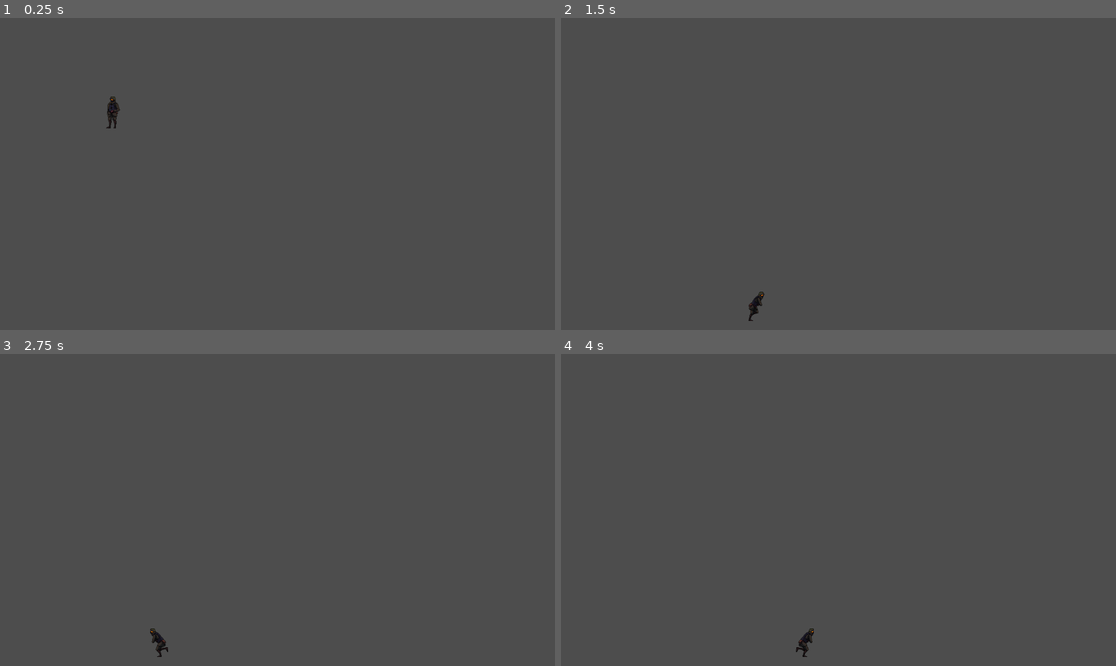
Above: before the commit, frames 1-4 (two rows, left to right).
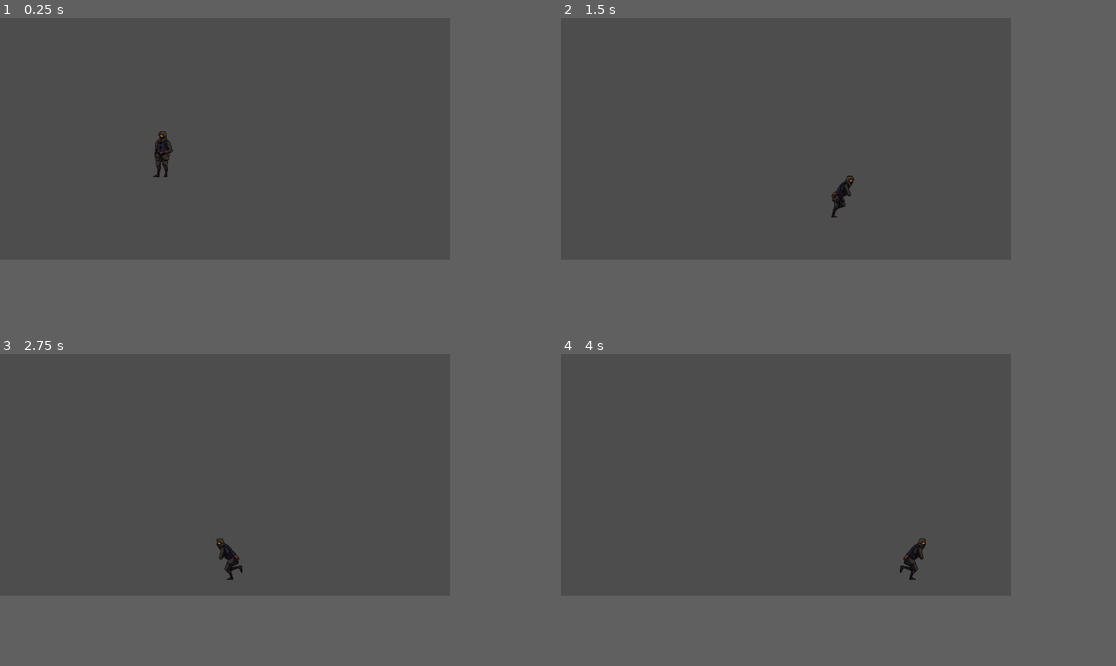
Above: after the commit, the same moments.

Repository: Lucas-tiziano-aguiar/juego-bosnia
Game: Godot game, scene res://play/mapa.tscn
The game is run twice, just before and just after one commit, with the same random seed, the same clock (stepped at 60 frames per second) and the same inputs.
Inputs:
- Up to frame 1 (0.25 s): no input
- Up to frame 2 (1.5 s): hold Shift (sprint) 0.53-1.28 s; hold D (right) from 0.53 s (still down); tap W (jump) at 0.77 s; tap Shift (sprint) at 1.35 s
- Up to frame 3 (2.75 s): tap W (jump) at 1.52 s; release D (right) at 2.03 s; hold A (left) from 2.03 s (still down); hold Shift (sprint) from 2.03 s (still down)
- Up to frame 4 (4 s): release A (left) at 2.78 s; release Shift (sprint) at 2.78 s; hold D (right) from 2.78 s (still down); tap Shift (sprint) at 2.85 s; tap W (jump) at 3.02, 3.77 s; hold Shift (sprint) from 3.53 s (still down)
In our replay, the window is 799x449 before the commit and 648x348 after it. These sizes can differ from the game's own. Grey fills any space a smaller window leaves; there, only what the larger window draws over its background counts as a difference.

The runs differ from the first frame. In frame 1, 0.5% of the frame differs, in the area x 19-32%, y 25-52%; in frame 2, 0.4%; in frame 3, 0.4%; in frame 4, 0.4%.

Commit message:
ajustedepantalla

Diff:
--- a/play/mapa.tscn
+++ b/play/mapa.tscn
@@ -15,7 +15,7 @@
 scale = Vector2(1, 1.2)
 
 [node name="CollisionShape2D" type="CollisionShape2D" parent="StaticBody2D"]
-position = Vector2(155.751, 0)
+position = Vector2(112.308, -254.238)
 shape = SubResource("RectangleShape2D_tbyjy")
 
 [node name="CharacterBody2D" type="CharacterBody2D" parent="."]
--- a/play/player.tscn
+++ b/play/player.tscn
@@ -74,6 +74,7 @@
 height = 62.0
 
 [node name="Player" type="CharacterBody2D"]
+position = Vector2(1, -2)
 script = ExtResource("1_4eyxn")
 metadata/_edit_group_ = true
 
@@ -83,6 +84,7 @@
 
 [node name="CollisionShape2D" type="CollisionShape2D" parent="."]
 position = Vector2(-8, -1)
+rotation = 0.322886
 shape = SubResource("CapsuleShape2D_btypn")
 
 [node name="AnimationPlayer" type="AnimationPlayer" parent="."]
--- a/project.godot
+++ b/project.godot
@@ -14,6 +14,11 @@
 run/main_scene="res://play/mapa.tscn"
 config/features=PackedStringArray("4.1", "Forward Plus")
 config/icon="res://icon.svg"
+
+[display]
+
+window/size/viewport_width=648
+window/size/viewport_height=348
 
 [input]
 
